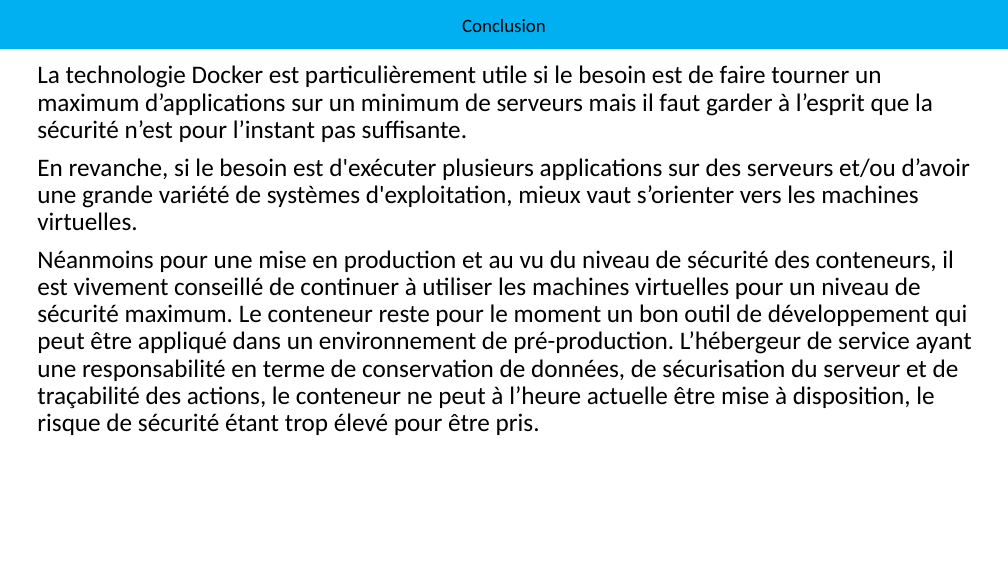
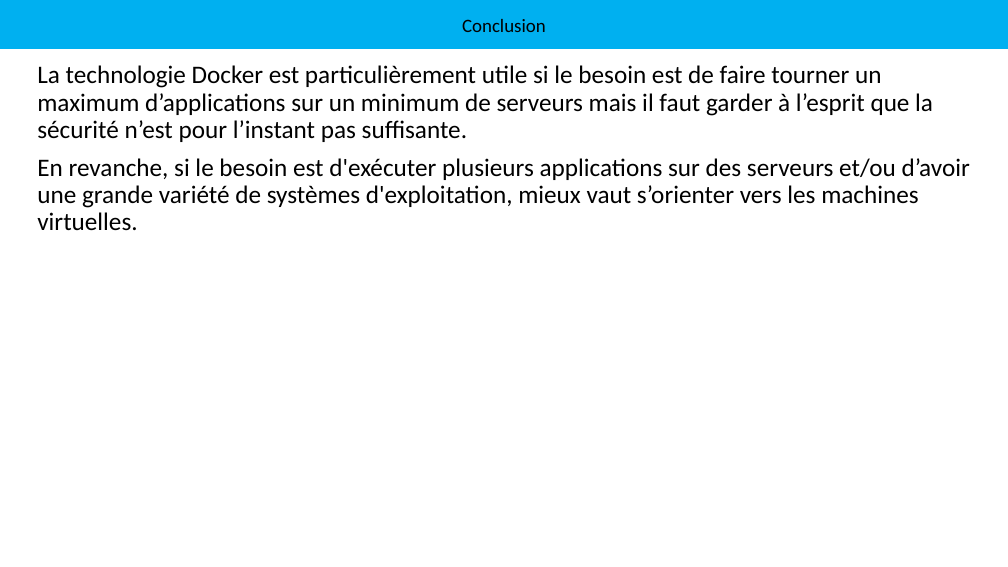
Before and after one commit to bayendemba/Docker, a slide deck: slide 8 of Docker.pptx (slide 6 before the commit). Drawn at 1008x567 pixels with LibreOffice and Linux fonts; fonts in the diff are those of the drawing. Boxes give left, top, right and bottom in pixels: in the first picture for what was removed or moved away, otherwise in the second. Text is boxed around its words. In the diff, an @@ line names an element or a change of style, - is before the commit and + after.

Commit message:
update some changes

```diff
--- a/Docker.pptx
+++ b/Docker.pptx
@@ subtitle at [37, 250, 972, 435]: paragraph removed @@
-Néanmoins pour une mise en production et au vu du niveau de sécurité des conteneurs, il est vivement conseillé de continuer à utiliser les machines virtuelles pour un niveau de sécurité maximum. Le conteneur reste pour le moment un bon outil de développement qui peut être appliqué dans un environnement de pré-production. L’hébergeur de service ayant une responsabilité en terme de conservation de données, de sécurisation du serveur et de traçabilité des actions, le conteneur ne peut à l’heure actuelle être mise à disposition, le risque de sécurité étant trop élevé pour être pris.
```
Also in this commit, not shown: 2 other slides changed, 4 slides added, 2 slides removed.
